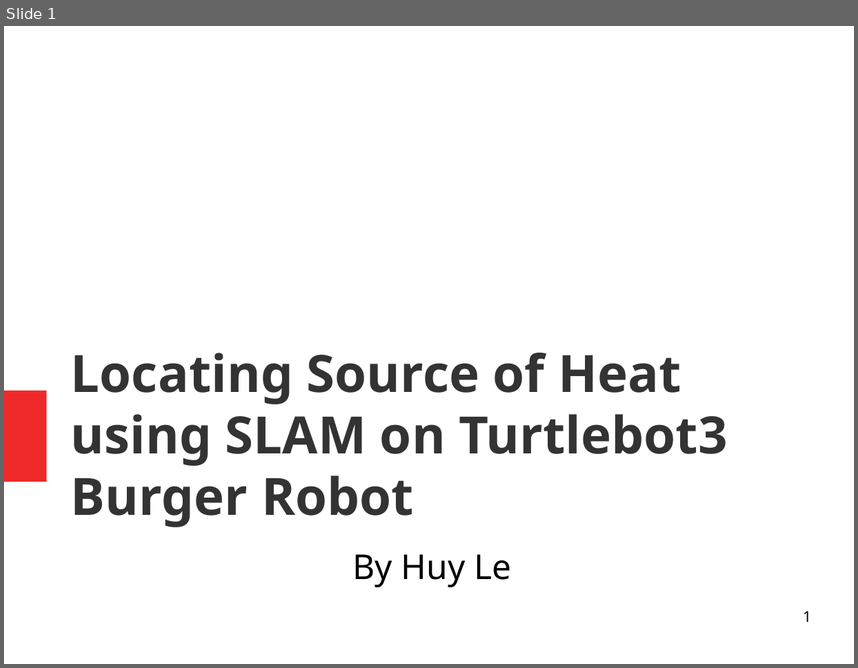
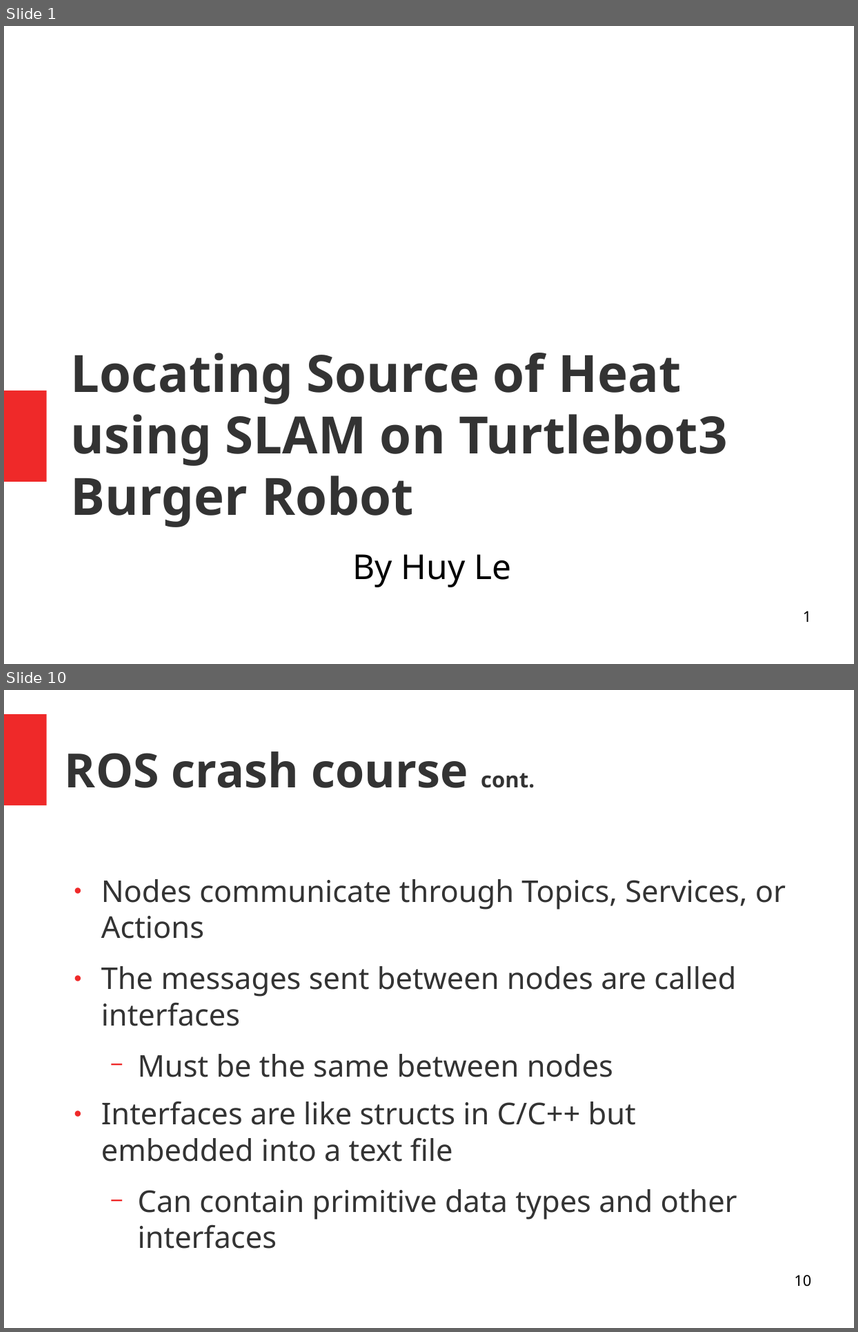
Before and after one commit to huybeme/slam_capstone, a slide deck: presentaton.odp. Shown one above the other, each under a label of ours: slide 1 before the commit, slides 1 and 10 after it; the slides between them are not shown. The pictures are 858x668 and 858x1332 pixels, drawn with LibreOffice and Linux fonts; fonts in the diff are those of the drawing. Boxes give left, top, right and bottom in pixels: in the first picture for what was removed or moved away, otherwise in the second. Text is boxed around its words. In the diff, an @@ line names an element or a change of style, - is before the commit and + after.

```diff
--- a/presentaton.odp
+++ b/presentaton.odp
@@ slide 10 added at (x1=4, y1=690, x2=854, y2=1328), background #FFFFFF @@
@@ rectangle added at (x1=4, y1=714, x2=46, y2=805), fill #EF2929 @@
@@ title added at (x1=65, y1=751, x2=535, y2=788), 44 pt, text #333333, bold @@
+ROS crash course cont.
@@ text added at (x1=101, y1=879, x2=786, y2=1248), 28 pt, text #333333 @@
+● Nodes communicate through Topics, Services, or Actions
+● The messages sent between nodes are called interfaces
+  − Must be the same between nodes
+● Interfaces are like structs in C/C++ but embedded into a text file
+  − Can contain primitive data types and other interfaces
@@ page number added at (x1=794, y1=1274, x2=811, y2=1286), 14 pt, text #000000 @@
+10
```
Also in this commit, not shown: 7 slides changed, 22 other slides added.
